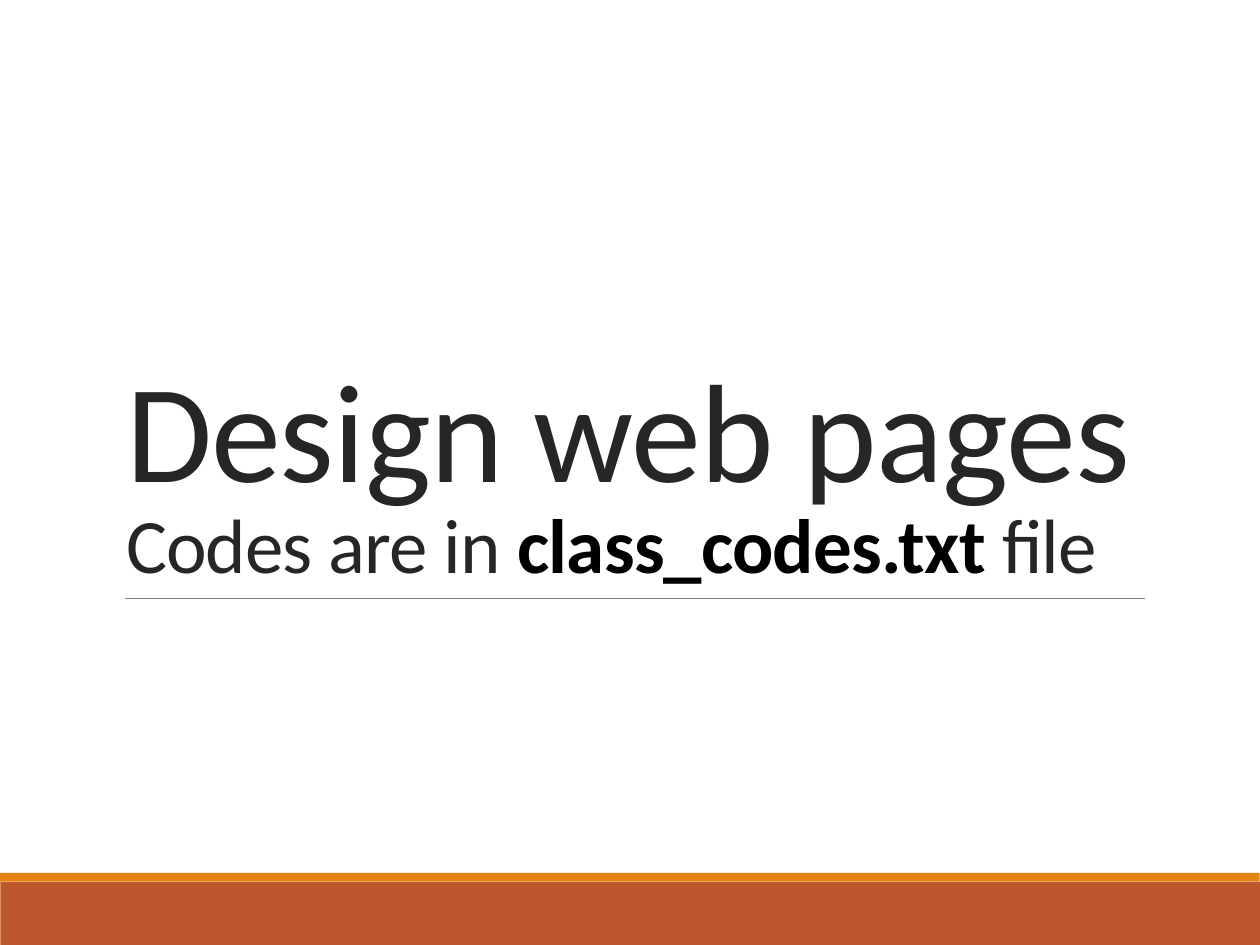
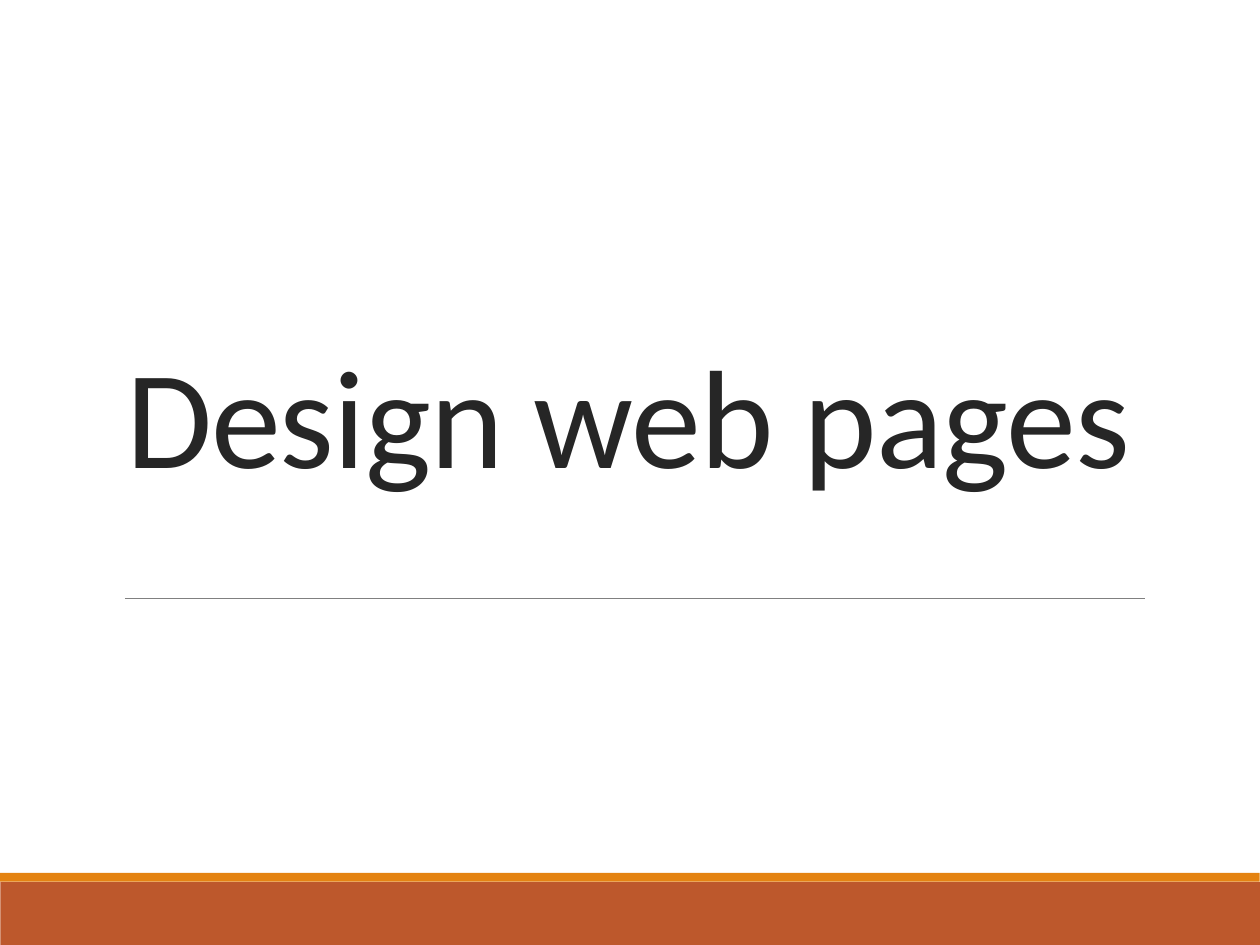
Before and after one commit to nikunjgoel95/INFSCI2710-lab, a slide deck: slide 13 of Lab slides.pptx. Drawn at 1260x945 pixels with LibreOffice and Linux fonts; fonts in the diff are those of the drawing. Boxes give left, top, right and bottom in pixels: in the first picture for what was removed or moved away, otherwise in the second. Text is boxed around its words. In the diff, an @@ line names an element or a change of style, - is before the commit and + after.

```diff
--- a/Lab slides.pptx
+++ b/Lab slides.pptx
@@ title at (126, 370, 1130, 492): text changed; size 44 to 80 pt @@
-Design web pages
-Codes are in class_codes.txt file
+Design web pages
```
Also in this commit, not shown: 9 other slides changed, 2 slides added.
